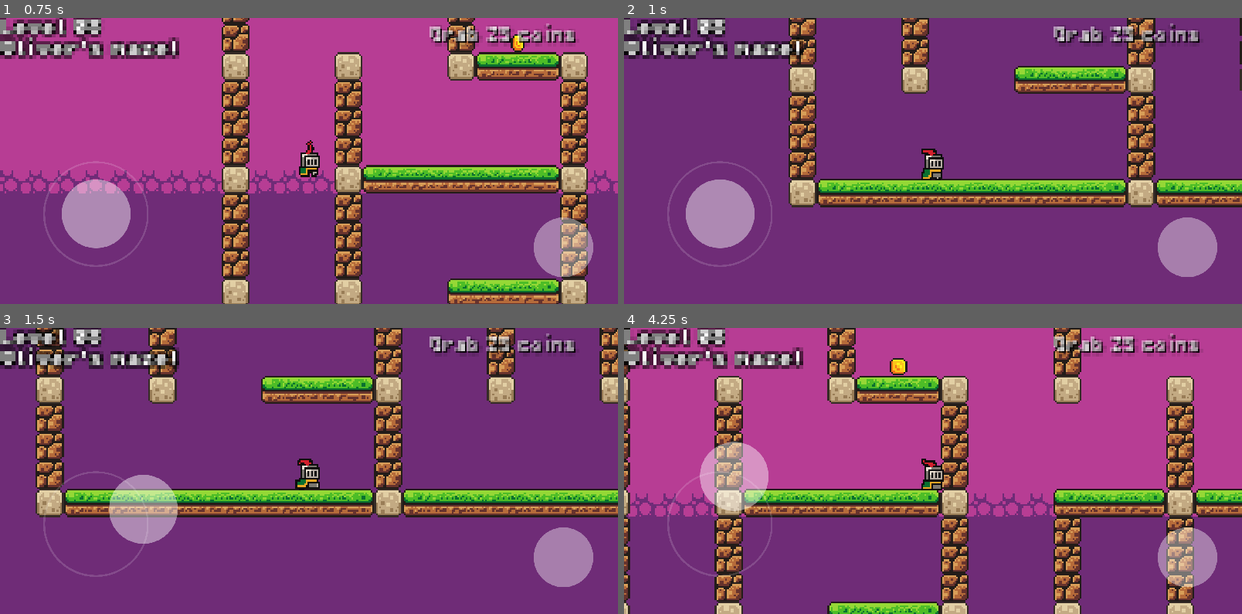
Above: before the commit, frames 1-4 (two rows, left to right).
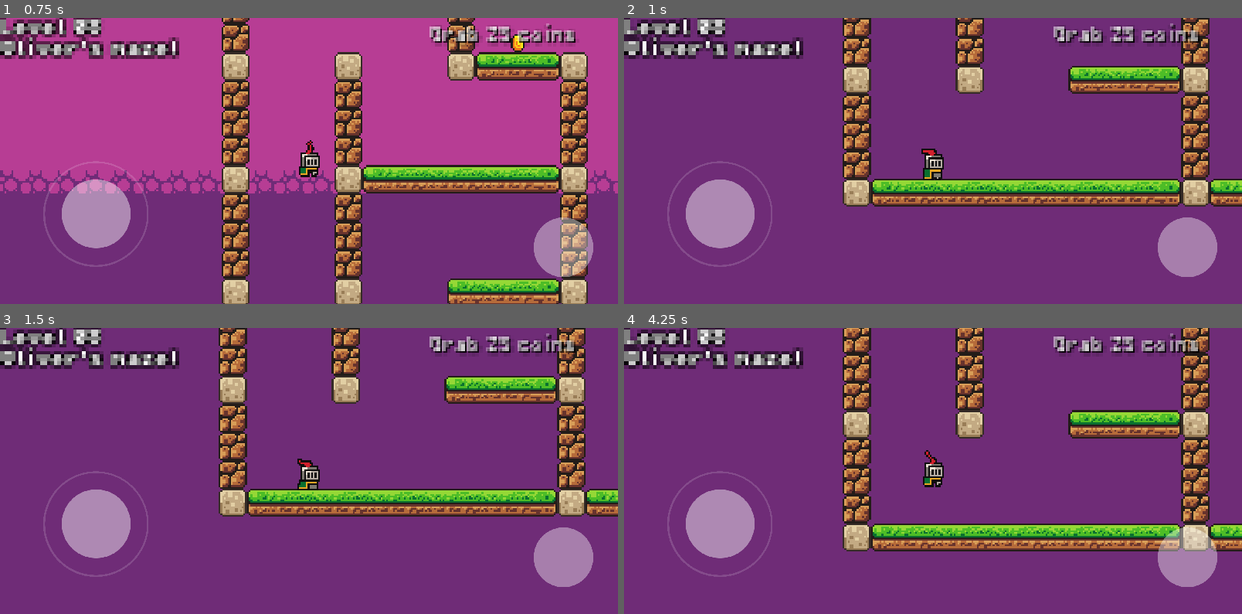
Above: after the commit, the same moments.

Repository: olivierpons/godot-prout-2d
Game: Godot game, scene res://scene/levels/level_08.tscn
The game is run twice, just before and just after one commit, with the same random seed, the same clock (stepped at 60 frames per second) and the same inputs.
Inputs (mouse positions are in pixels of both pictures, inside the frame that each line leads up to):
- Up to frame 1 (0.75 s): move the mouse to (444, 146) at 0.52 s; hold D (move_right) from 0.53 s (still down); hold Delete (jump) from 0.53 s (still down); click (444, 146) at 0.67 s
- Up to frame 2 (1 s): keep holding D (move_right); keep holding Delete (jump)
- Up to frame 3 (1.5 s): release D (move_right) at 1.25 s; release Delete (jump) at 1.25 s; drag from (185, 485) to (494, 425) at 1.27 s
- Up to frame 4 (4.25 s): move the mouse to (994, 408) at 2.02 s; hold A (move_left) 2.03-2.75 s; hold Delete (jump) 2.03-2.75 s; click (994, 408) at 2.17 s; drag from (902, 528) to (747, 428) at 2.77 s; move the mouse to (1118, 513) at 3.52 s; hold D (move_right) from 3.53 s (still down); hold Delete (jump) from 3.53 s (still down); click (1118, 513) at 3.67 s

Frame 1 is identical in both runs. In frame 2, 18% of the frame differs, in the area x 26-100%, y 0-67%; in frame 3, 24%; in frame 4, 76%, in the area x 0-100%, y 0-100%.

Commit message:
New joystick!

Diff:
--- a/scene/mobile_joystick.tscn
+++ b/scene/mobile_joystick.tscn
@@ -17,7 +17,7 @@
 
 [node name="mobile-joystick" type="Node2D"]
 script = ExtResource("1_jlxgm")
-circle_size = 70.0
+circle_size = 80.0
 
 [node name="right" type="TouchScreenButton" parent="."]
 visible = false
--- a/scripts/mobile/joystick.gd
+++ b/scripts/mobile/joystick.gd
@@ -5,6 +5,7 @@
 @export var return_duration: float =  0.5
 @export var circle_size: float = 100  # Ajustez cette valeur selon vos besoins
 var current_direction: Vector2 = Vector2.ZERO
+var is_dragging = false
 
 var knob_original_position: Vector2
 
@@ -12,11 +13,20 @@
 	knob_original_position = knob.position
 
 func _input(event):
-	if event is InputEventScreenDrag:
+	if event is InputEventScreenDrag and is_dragging:
 		update_knob_position(get_global_mouse_position())
+	elif event is InputEventScreenTouch and event.pressed:
+		if is_inside_circle(event.position):
+			is_dragging = true
+			update_knob_position(event.position)
+	elif event is InputEventScreenTouch and not event.pressed:
+		is_dragging = false
+		_on_joystick_released()
 
 func _on_joystick_pressed():
-	update_knob_position(get_global_mouse_position())
+	if is_inside_circle(get_global_mouse_position()):
+		is_dragging = true
+		update_knob_position(get_global_mouse_position())
 
 func _on_joystick_released():
 	var tween = create_tween()
@@ -74,3 +84,6 @@
 	Input.action_release("move_right")
 	Input.action_release("move_up")
 	Input.action_release("move_down")
+
+func is_inside_circle(position: Vector2) -> bool:
+	return (to_local(position) - knob_original_position).length() <= circle_size
--- a/scripts/player.gd
+++ b/scripts/player.gd
@@ -63,7 +63,9 @@
 		return
 
 	# Handle downward movement through the floor
-	if Input.is_action_just_pressed("move_down") and is_on_floor():
+	#if Input.is_action_pressed("move_down") and Input.is_action_pressed("jump"):
+	if Input.is_action_pressed("move_down") and Input.is_action_pressed("jump") and is_on_floor():
+		print("OK")
 		is_descending = true
 		descending_timer = descending_delay
 		body_collision.disabled = true
@@ -77,7 +79,7 @@
 			body_collision.disabled = false
 
 	# Handle jump.
-	if Input.is_action_just_pressed("jump") and (
+	if Input.is_action_just_pressed("jump") and not is_descending and (
 		is_on_floor() or (fall_time < 0.1 and can_jump)
 	):
 		global.play_rand_sound(audio_stream_sfx, sounds_jump)
Not shown, changed: export/index.html
Not shown, changed: export/index.js
Not shown, changed: export/index.pck
Not shown, changed: export/index.service.worker.js
Not shown, changed: export/index.wasm
